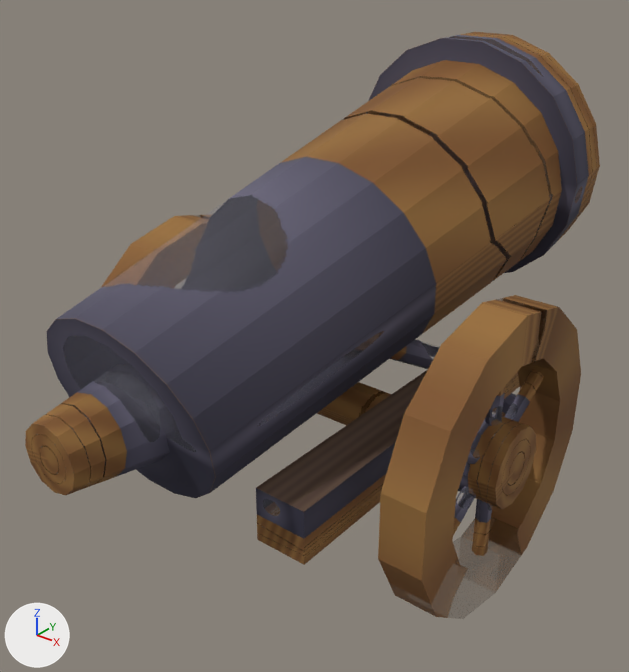
What one commit did to the Blender file RedFortress2/MultiPassRendering/res/model/dashBooster/dashBooster_alt.blend.
Both versions are drawn from a camera (50 mm lens) standing at (0.917, -1.201, 1.099) and looking at (-0.051, 0.009, 0.348). Arrows for +X, +Y and +Z are at lower left; the lights stay in place. The picture after the commit comes second.

In view in the first picture: 'Axle', 'BarrelBody', 'CarriageRight', 'HubRight', 'MuzzleRim', 'MuzzleRing', 'RearKnob', 'SpokeRight1', 'SpokeRight2', 'SpokeRight3', 'SpokeRight5', 'SupportRight', 'WheelLeft', 'WheelRight' and 1 more.
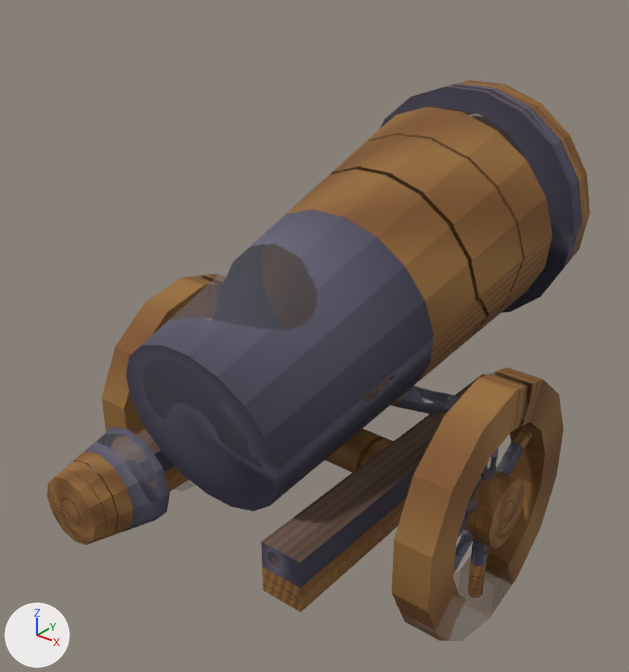
What differs and where, as boxes (x1, y1, x2, y2) in the pictures (629 x 672 px):
'BarrelBody', moved, rescaled (20% narrower, 8% shorter): before (47, 60, 583, 498); after (126, 107, 552, 511)
'WheelRight', moved, rescaled (15% narrower, 15% shorter): before (378, 295, 581, 618); after (391, 367, 563, 641)
'CarriageRight', moved: before (256, 370, 520, 565); after (261, 374, 485, 612)
'MuzzleRim', moved, rescaled (10% narrower): before (366, 32, 600, 273); after (380, 80, 590, 313)
'RearKnob', moved, rescaled (18% narrower, 10% shorter): before (25, 364, 176, 495); after (47, 427, 170, 545)
'WheelLeft', moved, rescaled: before (102, 215, 212, 288); after (102, 274, 226, 447)
'HubRight', moved: before (458, 414, 536, 510); after (459, 468, 524, 549)
'SpokeRight5', moved: before (501, 370, 544, 437); after (495, 428, 532, 484)
'SpokeRight3', moved: before (472, 482, 492, 556); after (468, 527, 487, 598)
'SpokeRight2', moved: before (453, 482, 480, 535); after (454, 529, 476, 573)
'MuzzleRing', deleted (mostly hidden): before (492, 393, 516, 417)
'SpokeRight1', moved (mostly hidden): before (466, 450, 484, 464); after (465, 497, 479, 513)

What changed in the scene script:
```text
Change me_barrelbody:
    used by ob_barrelbody; location = (0.0, 0.0, 0.0)
    remove me_barrelbody.from_pydata(...)  # 38 vertices, 72 faces; spans x -0.24..0.24, y -0.55..0.626, z 0.267..0.84
    add me_barrelbody.from_pydata(...)  # 38 vertices, 72 faces; spans x -0.24..0.24, y -0.398..0.473, z 0.267..0.84
    me_barrelbody part 1: the whole mesh is scaled about its middle by (1, 0.741, 1)
Change me_muzzlerim:
    used by ob_muzzlerim; location = (0.0, 0.0, 0.0)
    remove me_muzzlerim.from_pydata(...)  # 38 vertices, 72 faces; spans x -0.265..0.265, y 0.418..0.621, z 0.35..0.87
    add me_muzzlerim.from_pydata(...)  # 38 vertices, 72 faces; spans x -0.265..0.265, y 0.444..0.595, z 0.35..0.87
    me_muzzlerim part 2: the whole mesh is scaled about its middle by (1, 0.741, 1)
Change me_rearknob:
    used by ob_rearknob; location = (0.0, 0.0, 0.0)
    remove me_rearknob.from_pydata(...)  # 26 vertices, 48 faces; spans x -0.08..0.08, y -0.641..-0.479, z 0.34..0.5
    add me_rearknob.from_pydata(...)  # 26 vertices, 48 faces; spans x -0.08..0.08, y -0.62..-0.5, z 0.34..0.5
    me_rearknob part 3: the whole mesh is scaled about its middle by (1, 0.741, 1)
Change me_wheelleft:
    used by ob_wheelleft; location = (0.0, 0.0, 0.0)
    remove me_wheelleft.from_pydata(...)  # 56 vertices, 112 faces; spans x -0.4..-0.32, y -0.295..0.255, z -0.032..0.532
    add me_wheelleft.from_pydata(...)  # 56 vertices, 112 faces; spans x -0.395..-0.325, y -0.259..0.219, z 0.005..0.495
    me_wheelleft part 4: the whole mesh is scaled about its middle by 0.87
Change me_wheelright:
    used by ob_wheelright; location = (0.0, 0.0, 0.0)
    remove me_wheelright.from_pydata(...)  # 56 vertices, 112 faces; spans x 0.32..0.4, y -0.295..0.255, z -0.032..0.532
    add me_wheelright.from_pydata(...)  # 56 vertices, 112 faces; spans x 0.325..0.395, y -0.259..0.219, z 0.005..0.495
    me_wheelright part 5: the whole mesh is scaled about its middle by 0.87
Remove ob_muzzlering:
    ob_muzzlering = bpy.data.objects.new('MuzzleRing', me_トーラス)
    ob_muzzlering.location = (0.0, 0.55, -0.1)
Change ob_barrelbody:
    ob_barrelbody.location: (0.0, 0.0, 0.0) -> (0.0, 0.0, -0.1)
Change ob_muzzlerim:
    ob_muzzlerim.location: (0.0, 0.0, 0.0) -> (0.0, 0.0, -0.1)
Change ob_rearknob:
    ob_rearknob.location: (0.0, 0.0, 0.0) -> (0.0, 0.0, -0.1)
Change ob_carriageright:
    ob_carriageright.location: (0.0, 0.0, 0.0) -> (0.0, 0.0, -0.1)
Change ob_wheelleft:
    ob_wheelleft.location: (0.0, 0.0, 0.0) -> (0.0, 0.0, -0.1)
Change ob_wheelright:
    ob_wheelright.location: (0.0, 0.0, 0.0) -> (0.0, 0.0, -0.1)
Change ob_hubright:
    ob_hubright.location: (0.0, 0.0, 0.0) -> (0.0, 0.0, -0.1)
Change ob_spokeright1:
    ob_spokeright1.location: (0.0, 0.0, 0.0) -> (0.0, 0.0, -0.1)
Change ob_spokeright2:
    ob_spokeright2.location: (0.0, 0.0, 0.0) -> (0.0, 0.0, -0.1)
Change ob_spokeright3:
    ob_spokeright3.location: (0.0, 0.0, 0.0) -> (0.0, 0.0, -0.1)
Change ob_spokeright5:
    ob_spokeright5.location: (0.0, 0.0, 0.0) -> (0.0, 0.0, -0.1)
```
